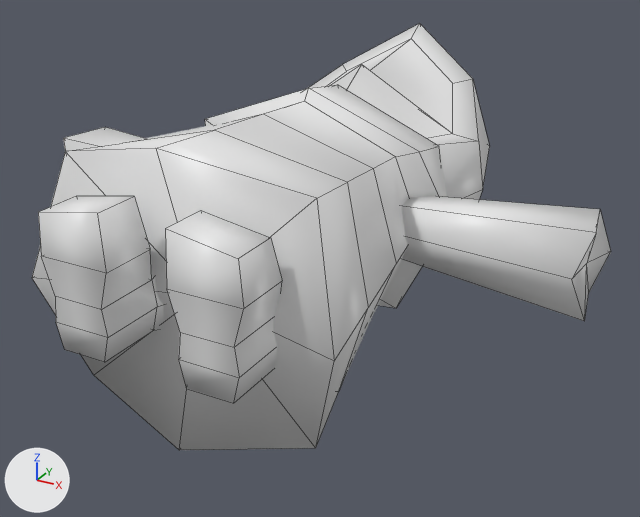
Two versions of the FBX model Assets/Models/Hood.fbx, one commit apart.
Camera for both pictures: a camera (50 mm lens) standing at (1.318, -1.483, 0.967) and looking at (0.025, 0.867, -0.208). Lighting does not change. The marker at lower left points along +X, +Y and +Z. The picture after the commit comes second. Mesh edges are drawn as thin lines.

The first picture shows 'Hood'.
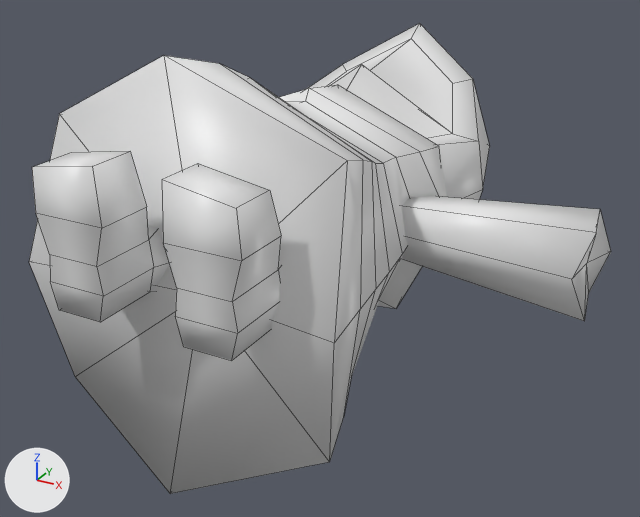
The newer file is also turned or shifted as a whole; pictures and numbers use the older file's frame.

Pixel boxes (x1, y1, x2, y2) of what changed, in the pictures (640 x 517 px; the box of a moved part takes in the faces that stretch with it):
'Hood', reshaped (10% taller)
    before: (32, 23, 611, 450)
    after: (29, 23, 611, 494)
part 1 of me_cube_001, rebuilt
    before: (165, 210, 282, 403)
    after: (162, 163, 281, 361)
part 2 of me_cube_001, rebuilt (9% wider)
    before: (38, 196, 164, 362)
    after: (32, 151, 170, 322)
part 3 of me_cube_001, moved or reshaped
    before: (32, 148, 334, 450)
    after: (29, 56, 376, 494)

Edits to the bpy script that builds the scene:
```text
Change me_cube_001:
    used by ob_hood; location = (0.0, 0.0, 0.0)
    remove me_cube_001.from_pydata(...)  # 189 vertices, 190 faces; spans x -0.93..0.93, y 0.0..1.9, z -0.5..0.44
    add me_cube_001.from_pydata(...)  # 205 vertices, 210 faces; spans x -0.93..0.93, y 0.0..1.9, z -0.61..0.57
    me_cube_001 part 1: the loose piece of 26 vertices spanning x 0.07..0.33, y 0.0..0.31, z -0.24..0.22 is rebuilt with 26 vertices and now spans x 0.07..0.33, y 0.0..0.31, z -0.12..0.33
    me_cube_001 part 2: the loose piece of 26 vertices spanning x -0.33..-0.07, y 0.0..0.31, z -0.24..0.22 is rebuilt with 26 vertices and now spans x -0.33..-0.07, y 0.0..0.31, z -0.12..0.33
    me_cube_001 part 3
    1 vertex is removed from x 0.0, y 0.24, z -0.08
    8 faces are deleted
    24 vertices move from x -0.48..0.48, y 0.11..0.63, z -0.5..0.36 to x -0.43..0.43, y 0.44..0.7, z -0.48..0.45
    17 vertices are added at x -0.48..0.48, y 0.06..0.39, z -0.61..0.57
    24 new faces join them
```
